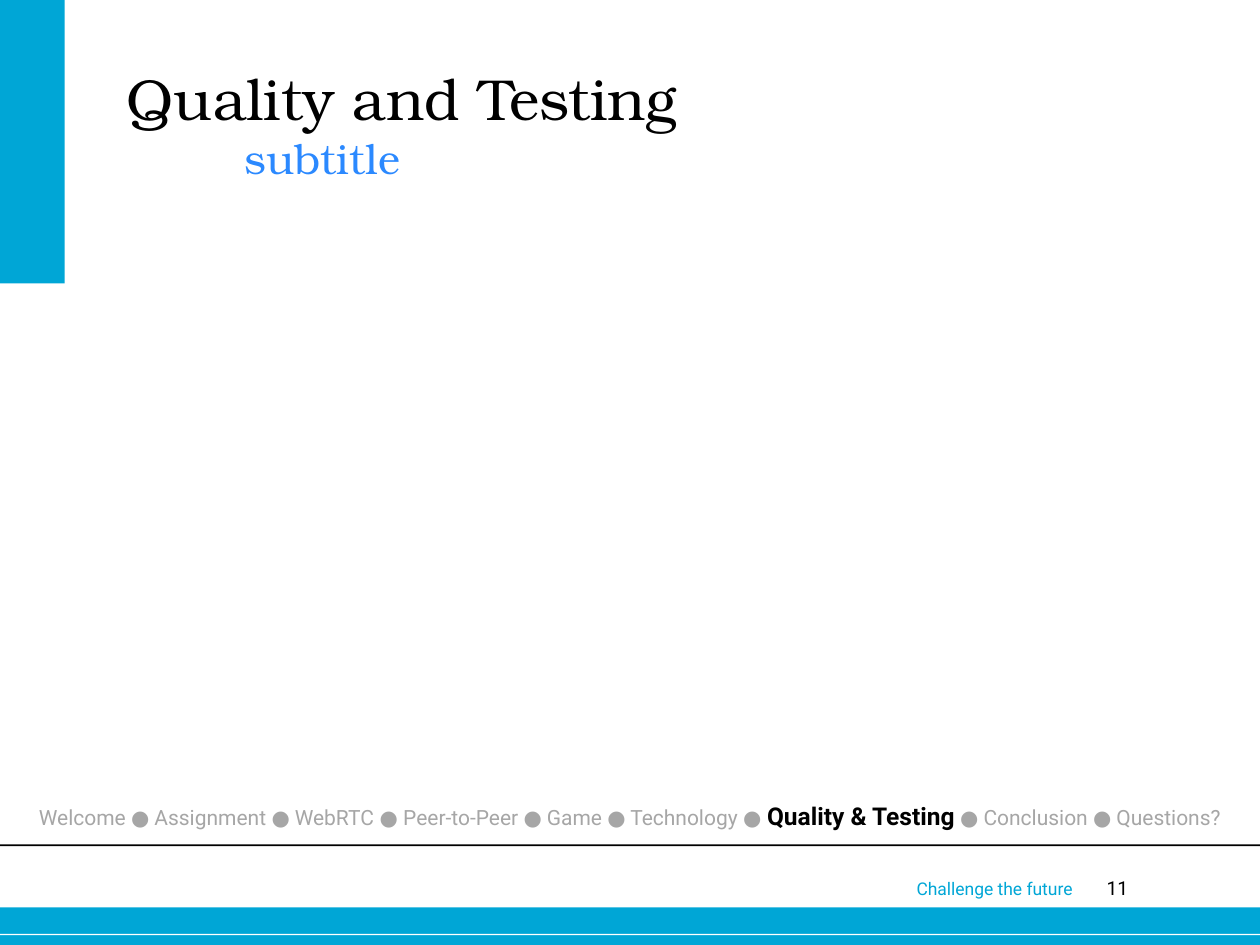
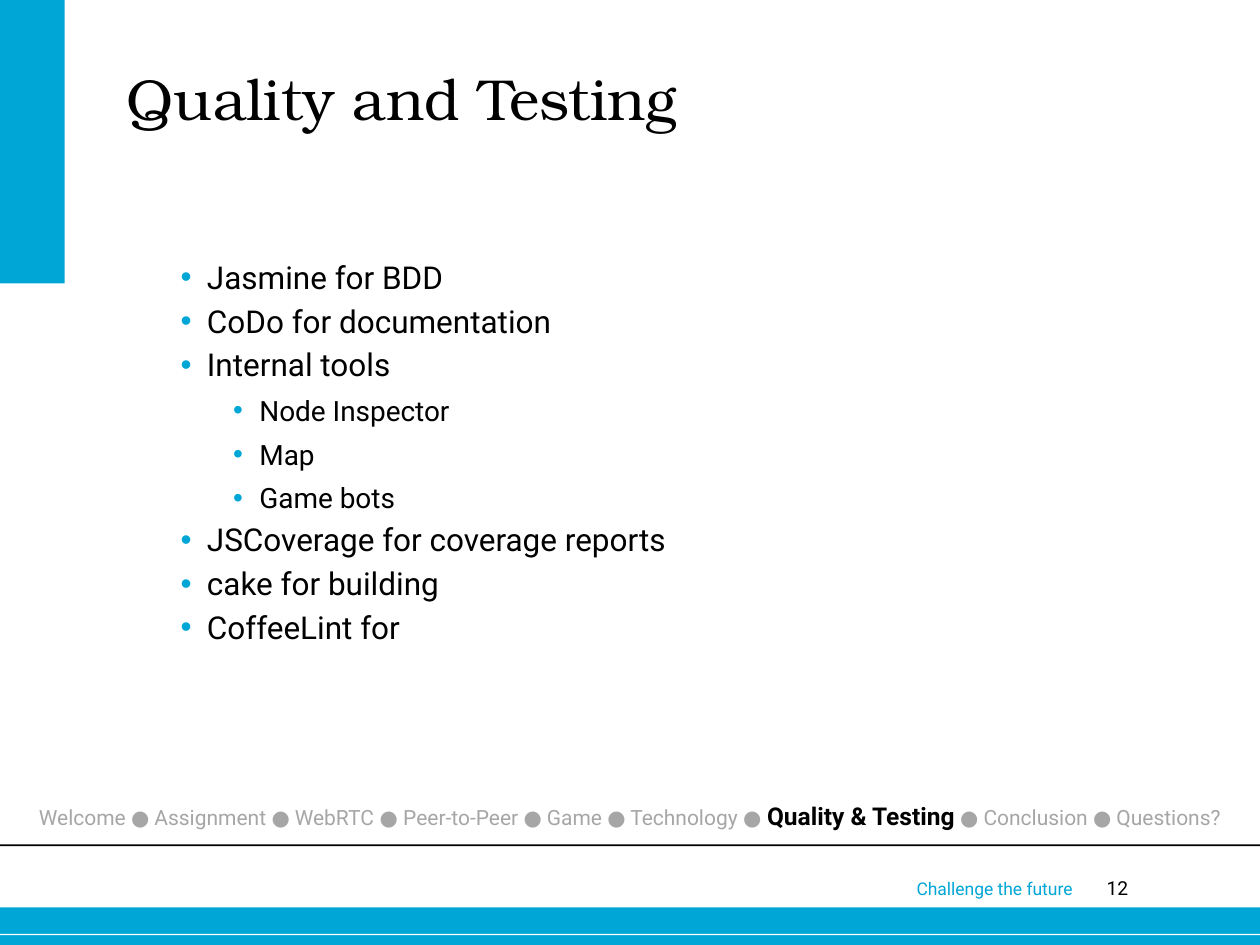
Before and after one commit to joostverdoorn/webrtc, a slide deck: slide 12 of documents/Eindpresentatie/webrtc.pptx (slide 11 before the commit). Drawn at 1260x945 pixels with LibreOffice and Linux fonts; fonts in the diff are those of the drawing; background and template pictures are left out. Boxes give left, top, right and bottom in pixels: in the first picture for what was removed or moved away, otherwise in the second. Text is boxed around its words. In the diff, an @@ line names an element or a change of style, - is before the commit and + after.

Commit message:
Endpresentation: game, technology and testing added

```diff
--- a/documents/Eindpresentatie/webrtc.pptx
+++ b/documents/Eindpresentatie/webrtc.pptx
@@ title at <box>126,78,677,134</box>: text changed @@
-Quality and Testing
-subtitle
+Quality and Testing
@@ text added at <box>207,265,666,640</box>, 18 pt, text #000000 @@
+  • Jasmine for BDD
+  • CoDo for documentation
+  • Internal tools
+    • Node Inspector
+    • Map
+    • Game bots
+  • JSCoverage for coverage reports
+  • cake for building
+  • CoffeeLint for
@@ page number at <box>1107,881,1129,895</box>: text changed @@
-11
+12
```
Also in this commit, not shown: 3 other slides changed, 2 slides added, 2 other files.
